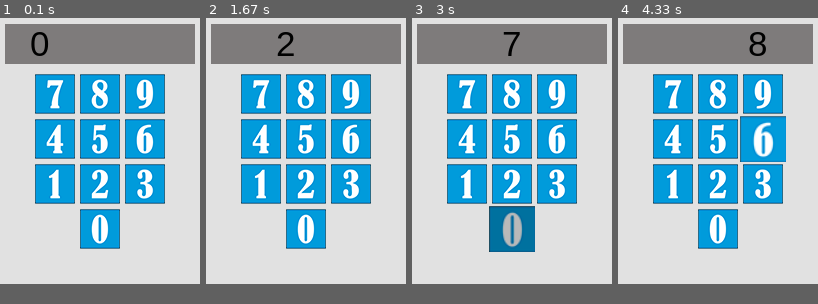
Above: before the commit, frames 1-4 (left to right).
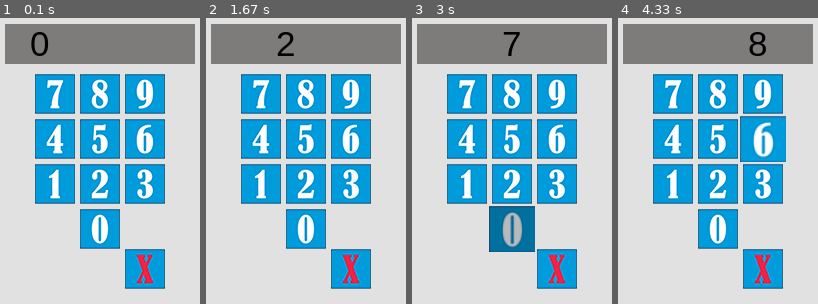
Above: after the commit, the same moments.

Repository: gbsfgames/Calculadorapygame
Game: pygame game, started from Calculadora.py
Two runs of this game, one before a commit and one after it. Both use one fixed random seed, a clock stepped at 60 frames per second and the inputs below.
Inputs (mouse positions are in pixels of both pictures, inside the frame that each line leads up to):
- Up to frame 1 (0.1 s): no input
- Up to frame 2 (1.67 s): click (306, 158) at 0.38 s; click (306, 178) at 0.78 s; click (350, 269) at 1.2 s
- Up to frame 3 (3 s): click (464, 100) at 2.2 s; move the mouse to (502, 235) at 2.53 s; click (502, 235) at 2.82 s
- Up to frame 4 (4.33 s): move the mouse to (710, 109) at 3.23 s; click (710, 109) at 3.55 s; move the mouse to (758, 138) at 4 s
In our replay, the window is 200x270 before the commit and 200x290 after it. These sizes can differ from the game's own. Grey fills any space a smaller window leaves; there, only what the larger window draws over its background counts as a difference.

The runs differ from the first frame. In frame 1, 2.8% of the frame differs, in the area x 62-83%, y 80-95%; in frame 2, 2.8%; in frame 3, 2.8%; in frame 4, 2.8%.

Commit message:
nuevos cambios primera clase implementada

Diff:
--- a/Calculadora.py
+++ b/Calculadora.py
@@ -17,24 +17,27 @@
 fil2 = fil1 + 45
 fil3 = fil1 + 90
 fil4 = fil1 + 135
+fil5 = fil1 + 175
 
 #--------------------------Constantes
 
 ancho = 200
-alto = 270
+alto = 290
 tecla = None
 tecla_nom = None
 #--------------------------funciones
 # Clase de tecla
 class tecla:
     #  recuerda que siempre que se inicie una clase debo de agregar el init y como parametro agregar self
-    def __init__(self):
-        self.caracter = pygame.image.load('calculadora/null.png')
-        self.presionado = False
-        self.encima = False
-        self.position = (position(1,2))
-    def posicion(self, col = 0,fill = 0):
-        return ((col,fill))
+    def __init__(self,ruta,posi,presionado=False,encima=False):
+        self.caracter = pygame.image.load(ruta)
+        self.presionado = presionado
+        self.encima = encima
+        self.pos = posi
+    def poner(self,pantalla):
+        '''Si pongo la palabra self antes de cada parametro que necesito que tome
+           parece no haber error, pero aun me queda duda de como es que fuinciona'''
+        pantalla.blit(self.caracter,self.pos)
     def imagen(self, caracter):
         return (tecla)
 
@@ -58,6 +61,7 @@
     for num in range(len(expresion)):
         numero = num
     return numero
+
 def imprpant(pantalla,expresion):
     l_ini = 10
     v_ini = 10
@@ -84,6 +88,8 @@
     ocho8 = pygame.image.load('./calculadora/8.png')
     nueve9 = pygame.image.load('./calculadora/9.png')
     nullimg = pygame.image.load('./calculadora/null.png')
+    '''se declara primer tecla con clase...'''
+    borrar = tecla('./calculadora/null.png',(col3,fil5),False,False)
 
     '''Tamanio de una tecla'''
     tam_tec = nullimg.get_size()
@@ -122,6 +128,8 @@
         pantalla.blit(dos2,(col2,fil3))
         pantalla.blit(tres3,(col3,fil3))
         pantalla.blit(cero,(col2,fil4))
+        '''primer clase implementada'''
+        borrar.poner(pantalla)
         '''imprimir en pantalla de calculadora'''
         imprpant(pantalla, expresion)
 
@@ -201,8 +209,13 @@
             cero_p = (col2-3,fil4-3)
             presionada(cero_a, pantalla, evento, cero_p, expresion, 0)
         '''Fin fragmento sobre de'''
+        #Tecla borrar
+        if(mouse_pos[0] >=col3 and mouse_pos[1] >= fil5 and mouse_pos[0]<=(col3 + tam_tec[0]) and mouse_pos[1]<=(fil5 + tam_tec[1])):
+            borrar.encima = True
+            '''implementar el transform para lograr efecto de sobre del boton borrar ya existe una funcion presionada, solo implementarla en la clase
+               se necesita cambiar el boton de posicion tres unidades negativamente en eje  x y y'''
+
         pygame.display.update()
-    pantalla.blit(letra_arial.render(str(expresion),True,(0,0,0)), (10,10))
 
 if __name__ == '__main__':
     main()
